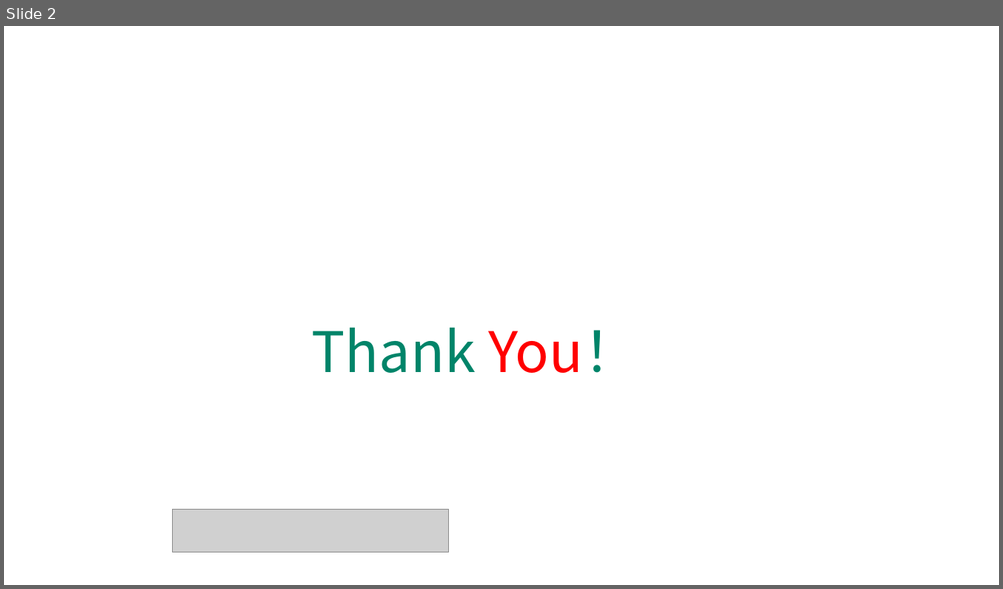
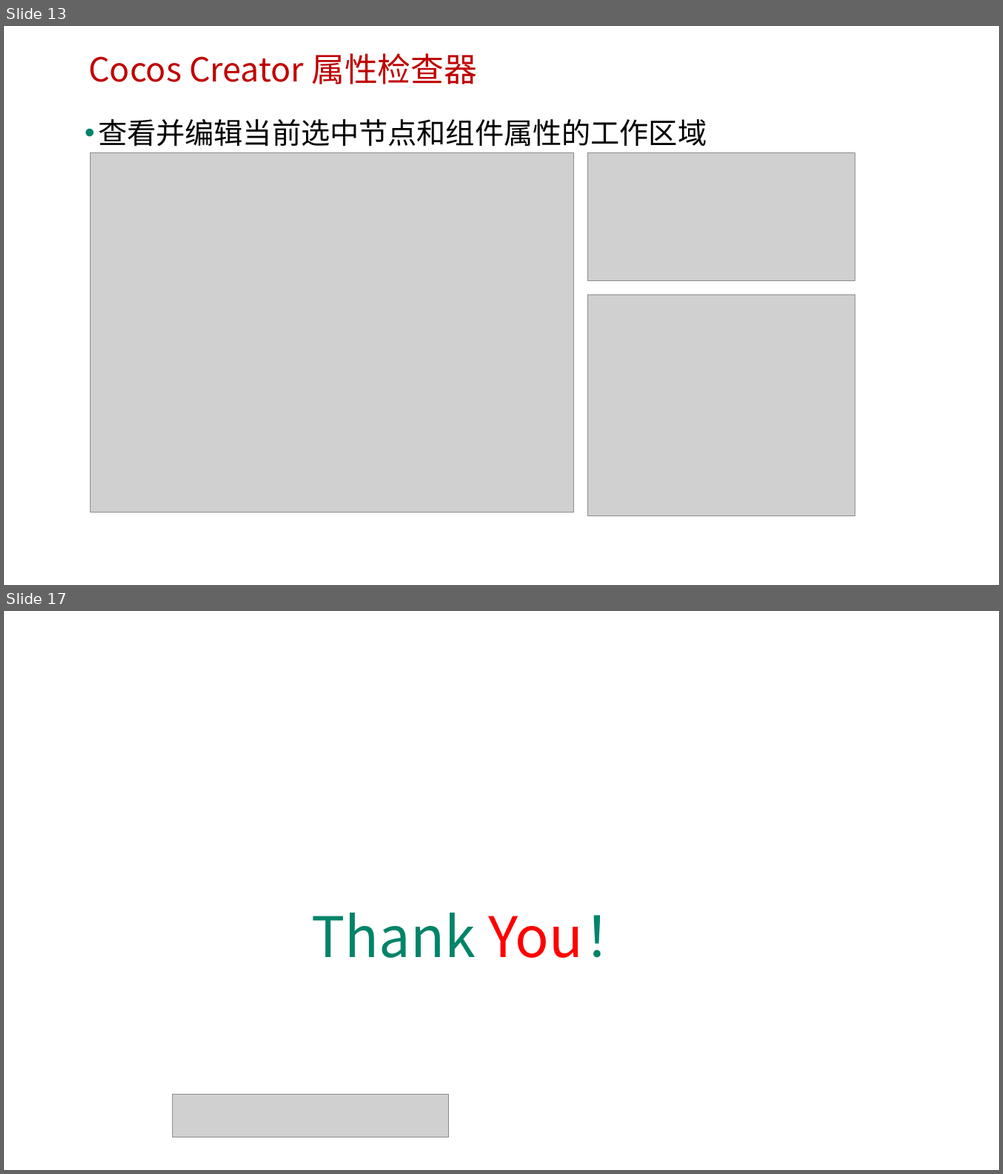
Before and after one commit to edu2act/course-H5-Animation-and-Game-Development, a slide deck: materials/slides/ch16.pptx. Shown one above the other, each under a label of ours: slide 2 before the commit, slides 13 and 17 after it; the slides between them are not shown. The pictures are 1003x589 and 1003x1174 pixels, drawn with LibreOffice and Linux fonts; fonts in the diff are those of the drawing; grey boxes stand for pictures; background and template pictures are left out. Boxes give left, top, right and bottom in pixels: in the first picture for what was removed or moved away, otherwise in the second. Text is boxed around its words. In the diff, an @@ line names an element or a change of style, - is before the commit and + after.

```diff
--- a/materials/slides/ch16.pptx
+++ b/materials/slides/ch16.pptx
@@ slide 13 added at (4, 26, 999, 585), background picture (left out) @@
@@ text added at (88, 53, 477, 84), 32 pt, text #C00000 @@
+Cocos Creator 属性检查器
@@ text added at (98, 119, 706, 147), 28 pt, text #000000 @@
+• 查看并编辑当前选中节点和组件属性的工作区域
@@ picture added at (91, 153, 574, 513) @@
@@ picture added at (588, 153, 855, 281) @@
@@ picture added at (588, 295, 855, 516) @@
@@ what was slide 2 is now slide 17 @@
```
Also in this commit, not shown: 1 slide changed, 14 other slides added, 22 other files.
